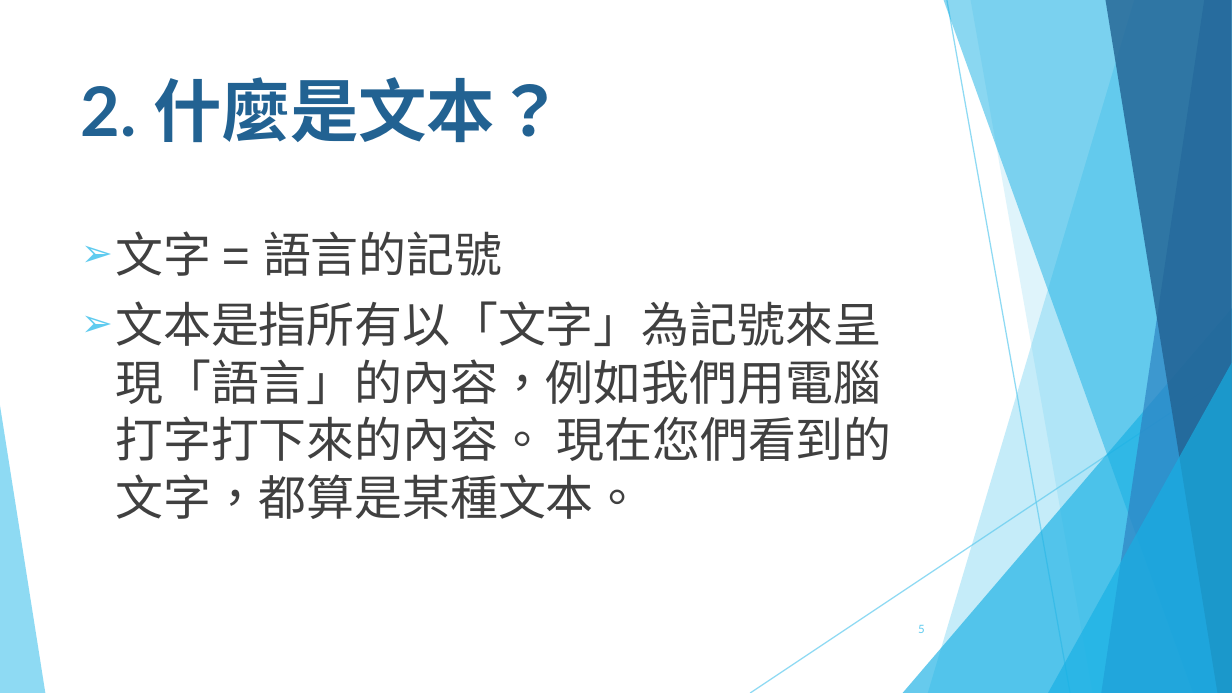
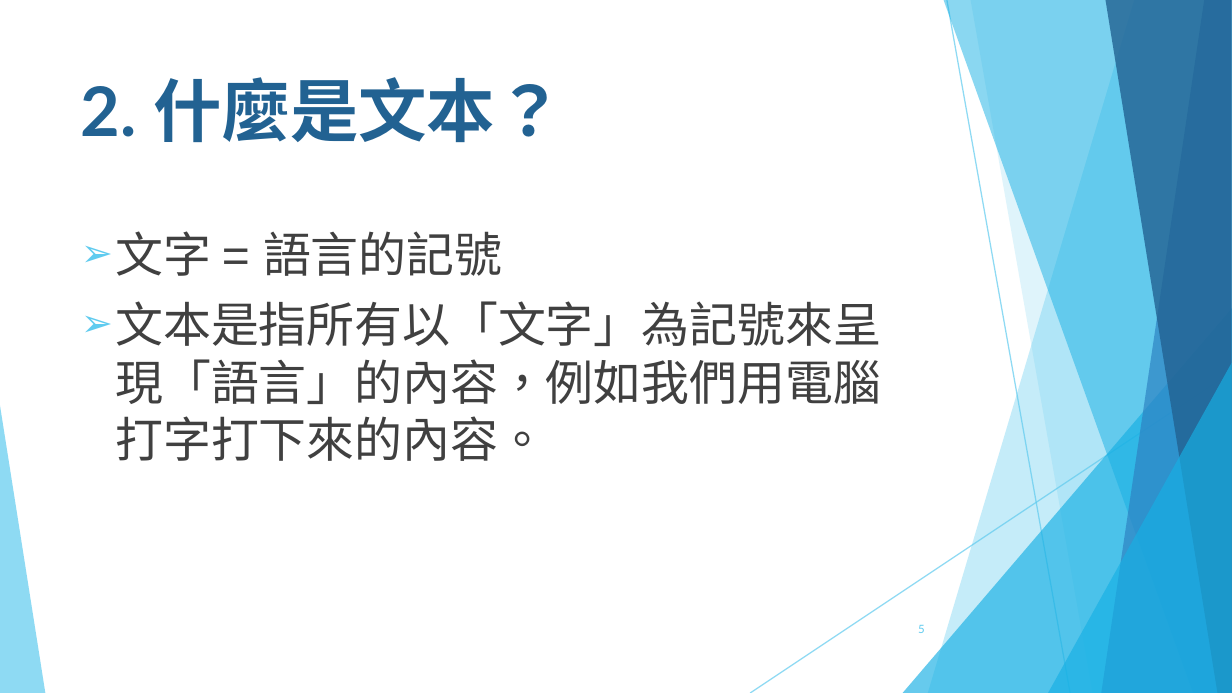
Before and after one commit to howardsukuan/textual-data-analysis-python, a slide deck: slide 5 of week01/文本分析與程式設計Week01_draft1.pptx. Drawn at 1232x693 pixels with LibreOffice and Linux fonts; fonts in the diff are those of the drawing. Boxes give left, top, right and bottom in pixels: in the first picture for what was removed or moved away, otherwise in the second. Text is boxed around its words. In the diff, an @@ line names an element or a change of style, - is before the commit and + after.

```diff
--- a/week01/文本分析與程式設計Week01_draft1.pptx
+++ b/week01/文本分析與程式設計Week01_draft1.pptx
@@ text at box(115, 301, 881, 461): text changed @@
-➢ 文本是指所有以「文字」為記號來呈現「語言」的內容，例如我們用電腦打字打下來的內容。 現在您們看到的文字，都算是某種文本。
+➢ 文本是指所有以「文字」為記號來呈現「語言」的內容，例如我們用電腦打字打下來的內容。
```
Also in this commit, not shown: 5 other slides changed, 10 slides added, 2 slides removed.
